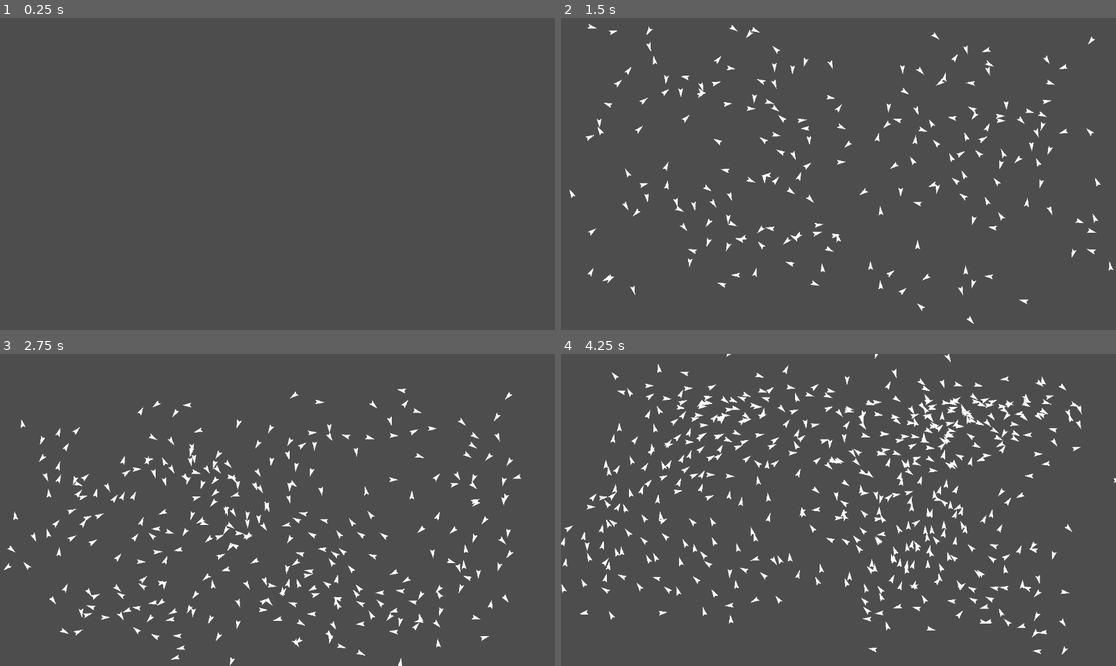
Above: before the commit, frames 1-4 (two rows, left to right).
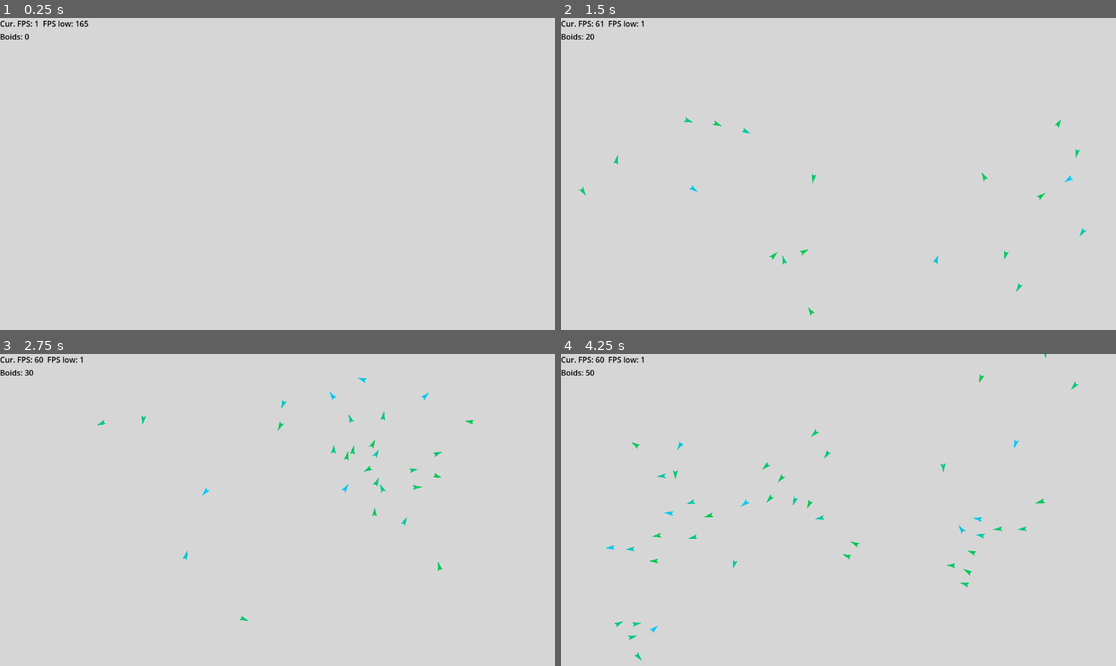
Above: after the commit, the same moments.

Repository: flamepineapple9/Boids
Game: Godot game, scene res://Scenes/Main.tscn
Same seed, same stepped clock (60 frames per second), same inputs: the game is played once before the commit and once after it.
Inputs:
- Up to frame 1 (0.25 s): no input
- Up to frame 2 (1.5 s): tap Enter at 0.5 s; tap Space (start) at 0.6, 1.35 s
- Up to frame 3 (2.75 s): tap Space (start) at 2.1 s
- Up to frame 4 (4.25 s): tap Space (start) at 2.85, 3.6 s

The runs differ from the first frame. In frame 1, 100% of the frame differs, in the area x 0-100%, y 0-100%; in frame 2, 100%; in frame 3, 99%; in frame 4, 99%.

Commit message:
Efficiency, and some fun colors

Diff:
--- a/Scenes/Boid.tscn
+++ b/Scenes/Boid.tscn
@@ -1,19 +1,24 @@
-[gd_scene load_steps=2 format=3 uid="uid://f6xoyvhhufxt"]
+[gd_scene load_steps=3 format=3 uid="uid://f6xoyvhhufxt"]
 
-[ext_resource type="Script" path="res://Scenes/Boid.gd" id="1_3tijs"]
+[ext_resource type="Script" path="res://scripts/Boid.gd" id="1_8jj53"]
+
+[sub_resource type="RectangleShape2D" id="RectangleShape2D_otun3"]
+size = Vector2(10.6249, 30.234)
 
 [node name="Boid" type="Area2D"]
 scale = Vector2(0.4, 0.4)
 collision_mask = 2
-script = ExtResource("1_3tijs")
+script = ExtResource("1_8jj53")
 
 [node name="Sprite" type="Polygon2D" parent="."]
 scale = Vector2(0.407126, 1824.43)
 polygon = PackedVector2Array(61.406, 0, -55.2654, -0.00685146, -36.8436, 0, -55.2654, 0.00685146)
 
-[node name="Hitbox" type="CollisionPolygon2D" parent="."]
+[node name="Hitbox" type="CollisionShape2D" parent="."]
+position = Vector2(0.00602627, 5.90682e-05)
 rotation = 1.57079
-polygon = PackedVector2Array(-12.5001, 22.4999, 0.00015686, -25, 12.4999, 22.5001, -9.41157e-05, 15)
+scale = Vector2(1, 1)
+shape = SubResource("RectangleShape2D_otun3")
 
 [node name="Vision" type="Area2D" parent="."]
 rotation = 1.57079
@@ -21,4 +26,4 @@
 
 [node name="VisionBox" type="CollisionPolygon2D" parent="Vision"]
 scale = Vector2(1.3, 1.3)
-polygon = PackedVector2Array(-9.73569, 17.4579, -0.229862, -19.4508, 0.195082, -19.4508, 9.81983, 17.6469, 0.747311, 12.1863, -0.00101018, 161, 119.999, 121.001, 160, 1.001, 120.001, -118.999, 0.000997626, -159, -119.999, -119.001, -160, 0.998996, -120.001, 120.999, -1.39727, 161.054, -0.842172, 12.2318)
+polygon = PackedVector2Array(-15.3847, 15.3845, 0.000144793, -23.0769, 15.3845, 15.3847, 30.7691, 15.3848, 123.078, -184.615, 0.00154446, -246.154, -123.076, -184.616, -30.7693, 15.3844)
--- a/Scenes/Main.tscn
+++ b/Scenes/Main.tscn
@@ -1,8 +1,11 @@
-[gd_scene load_steps=2 format=3 uid="uid://co6p8x760jht8"]
+[gd_scene load_steps=3 format=3 uid="uid://co6p8x760jht8"]
 
-[ext_resource type="Script" path="res://Scenes/flockSpawner.gd" id="1_hvggl"]
+[ext_resource type="PackedScene" uid="uid://sctgbhlvut3f" path="res://Scenes/UI.tscn" id="1_h8k0h"]
+[ext_resource type="Script" path="res://scripts/FlockSpawner.gd" id="2_3dd4g"]
 
 [node name="Main" type="Node2D"]
 
+[node name="Control" parent="." instance=ExtResource("1_h8k0h")]
+
 [node name="flockSpawner" type="Node2D" parent="."]
-script = ExtResource("1_hvggl")
+script = ExtResource("2_3dd4g")
--- /dev/null
+++ b/Scenes/UI.tscn
@@ -0,0 +1,32 @@
+[gd_scene load_steps=3 format=3 uid="uid://sctgbhlvut3f"]
+
+[ext_resource type="Script" path="res://scripts/UI.gd" id="1_4pgv2"]
+
+[sub_resource type="Theme" id="Theme_7e2rd"]
+Label/colors/font_color = Color(0, 0, 0, 1)
+
+[node name="Control" type="Control"]
+layout_mode = 3
+anchors_preset = 15
+anchor_right = 1.0
+anchor_bottom = 1.0
+grow_horizontal = 2
+grow_vertical = 2
+theme = SubResource("Theme_7e2rd")
+
+[node name="MarginContainer" type="MarginContainer" parent="."]
+layout_mode = 1
+offset_right = 40.0
+offset_bottom = 77.0
+
+[node name="VBoxContainer" type="VBoxContainer" parent="MarginContainer"]
+layout_mode = 2
+script = ExtResource("1_4pgv2")
+
+[node name="FPS" type="Label" parent="MarginContainer/VBoxContainer"]
+layout_mode = 2
+text = "FPS"
+
+[node name="Boids" type="Label" parent="MarginContainer/VBoxContainer"]
+layout_mode = 2
+text = "Boids"
--- /dev/null
+++ b/Scenes/global_vars.tscn
@@ -0,0 +1,6 @@
+[gd_scene load_steps=2 format=3 uid="uid://chxdu0wfl7lxc"]
+
+[ext_resource type="Script" path="res://scripts/GlobalVars.gd" id="1_v13d0"]
+
+[node name="GlobalVars" type="Node2D"]
+script = ExtResource("1_v13d0")
--- a/project.godot
+++ b/project.godot
@@ -16,6 +16,10 @@
 run/max_fps=165
 config/icon="res://icon.svg"
 
+[autoload]
+
+GlobalVars="*res://Scenes/global_vars.tscn"
+
 [display]
 
 window/size/mode=3
@@ -27,3 +31,7 @@
 "events": [Object(InputEventKey,"resource_local_to_scene":false,"resource_name":"","device":-1,"window_id":0,"alt_pressed":false,"shift_pressed":false,"ctrl_pressed":false,"meta_pressed":false,"pressed":false,"keycode":0,"physical_keycode":32,"key_label":0,"unicode":32,"echo":false,"script":null)
 ]
 }
+
+[rendering]
+
+environment/defaults/default_clear_color=Color(0.839216, 0.839216, 0.839216, 1)
--- a/Scenes/Boid.gd
+++ b/scripts/Boid.gd
@@ -9,27 +9,24 @@
 	vel = Vector2.RIGHT.rotated(rotation)
 	scale = Vector2(startScale, startScale)
 
+	$Sprite.color = Color8(0,200,randi_range(75,255))
 
-# Vel just keeps getting added to and keeps getting bigger,so as simulation continues, new changes have less and less effect as they proportionally
-# affect the vel.normalized() calculation more and more
+
 func _physics_process(delta):
+	var localBoids = $Vision.get_overlapping_areas()
 
 	#just visual as far as im aware, points boids in direction theyre moving
 	rotation = vel.angle()
 
 	#add all rule terms to vel, it will be normalized later to not increase the speed of boids
-	vel +=  velocityMatch() + positionMatch() + avoidance() + boundary()
+	vel +=  velocityMatch(localBoids) + positionMatch(localBoids) + avoidance(localBoids) + boundary()
 	vel = vel.normalized()
 	position += vel * speed * delta
 
-#	screenWrap()
 
-#this one def works LMFAO no it does NOT. goes to fucking infinity if the /85 isnt there
-#maybe normalizing velocity every frame before adding it to position fixed things, because vel will not go to infinity and beyond
-func velocityMatch():
+func velocityMatch(localBoids):
 	var c = Vector2.ZERO
 
-	var localBoids = $Vision.get_overlapping_areas()
 	if localBoids.size() > 0:
 		var avgVel: Vector2 = Vector2(0,0)
 		for i in localBoids.size():
@@ -39,10 +36,9 @@
 	return c
 
 #might need to change direction_to as it normalizes the vector. thats bad (apparently)
-func positionMatch():
+func positionMatch(localBoids):
 	var c = Vector2.ZERO
 
-	var localBoids = $Vision.get_overlapping_areas()
 	if localBoids.size() > 0:
 		var avgPos: Vector2 = Vector2.ZERO
 		for i in localBoids.size():
@@ -52,9 +48,8 @@
 
 	return c
 
-func avoidance():
-	if $Vision.has_overlapping_areas():
-		var localBoids = $Vision.get_overlapping_areas()
+func avoidance(localBoids):
+	if localBoids.size() > 0:
 		var closeBoids = []
 
 		#pushes ALL close boids to new array, closeBoids
@@ -70,17 +65,6 @@
 		return avgDist.normalized()/6
 	return Vector2.ZERO
 
-#replace with boundary(), should be pretty simple (clueless)
-func screenWrap():
-	if position.x < 0:
-		position.x = get_viewport_rect().size.x
-	if position.x > get_viewport_rect().size.x:
-		position.x = 0
-	if position.y < 0:
-		position.y = get_viewport_rect().size.y
-	if position.y > get_viewport_rect().size.y:
-		position.y = 0
-
 func boundary():
 	var c = Vector2.ZERO
 	var steeringForce = 1
@@ -95,4 +79,4 @@
 	if position.y > get_viewport_rect().size.y - margin:
 		c.y += -steeringForce
 
-	return c/5
+	return c/10
--- a/Scenes/flockSpawner.gd
+++ b/scripts/FlockSpawner.gd
@@ -2,9 +2,7 @@
 
 var boidLoad = preload("res://Scenes/Boid.tscn")
 
-var random = RandomNumberGenerator.new()
-
-var boids: int = 100
+var boids: int = 10
 
 var start: bool = false
 
@@ -21,3 +19,4 @@
 			boidInstance.position.y = randi_range(0,get_viewport_rect().size.y)
 			boidInstance.rotation_degrees = randf_range(-360,360)
 			get_parent().add_child(boidInstance)
+			GlobalVars.curBoids += 1
--- /dev/null
+++ b/scripts/GlobalVars.gd
@@ -0,0 +1,3 @@
+extends Node2D
+
+var curBoids: int = 0
--- /dev/null
+++ b/scripts/UI.gd
@@ -0,0 +1,13 @@
+extends VBoxContainer
+
+#arbitrary large number
+var spike: int = 165
+var startBuffer = true
+# Called every frame. 'delta' is the elapsed time since the previous frame.
+func _process(delta):
+	if Input.is_action_just_pressed("start"):
+		startBuffer = false
+	if Engine.get_frames_per_second() < spike && !startBuffer:
+		spike = Engine.get_frames_per_second()
+	$FPS.text = "Cur. FPS: " + str(Engine.get_frames_per_second()) + "  FPS low: " + str(spike)
+	$Boids.text = "Boids: " + str(GlobalVars.curBoids)
